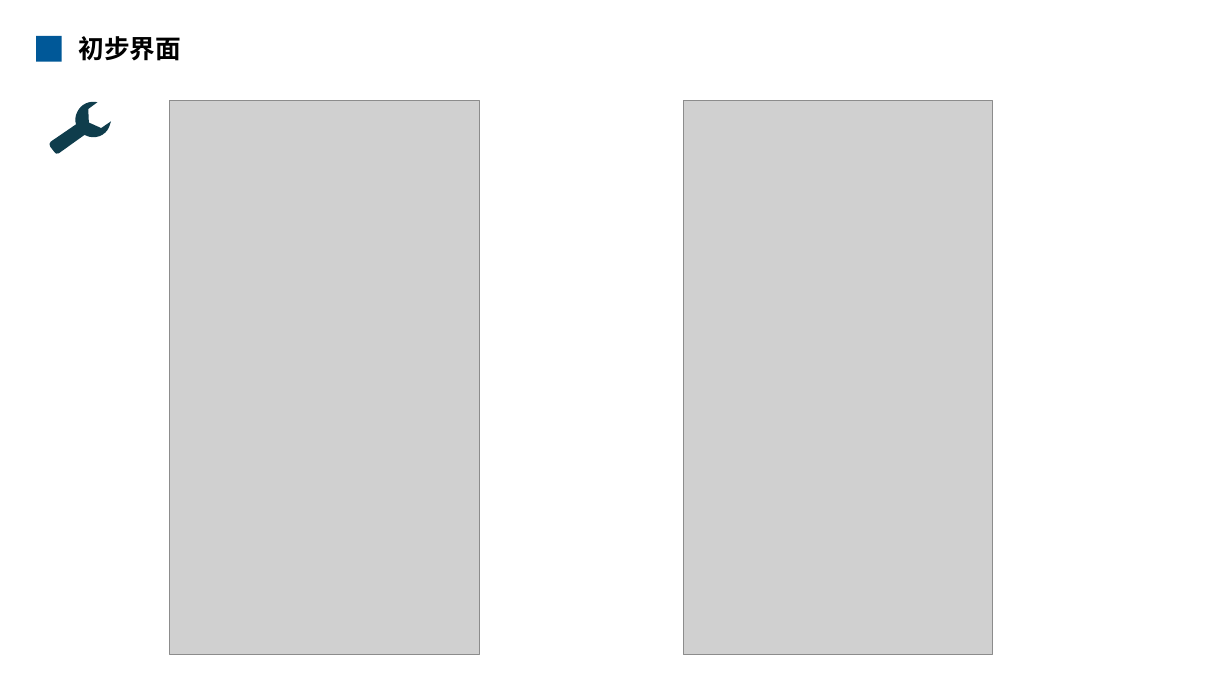
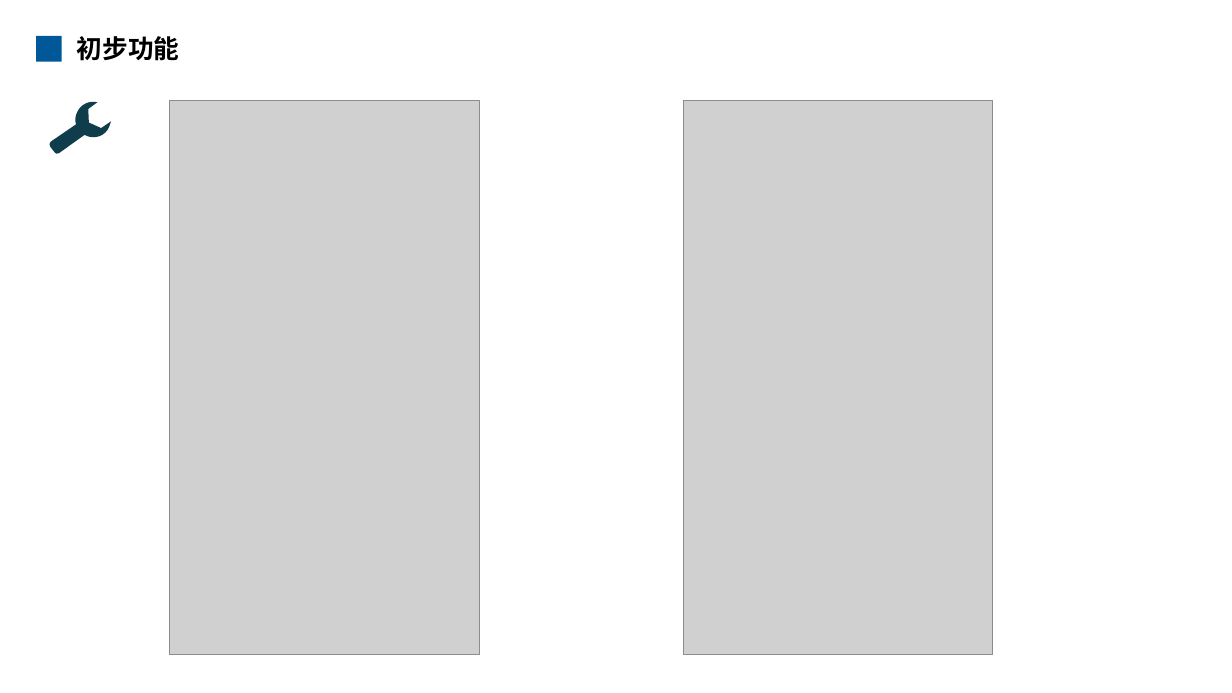
Before and after one commit to android-app-development-course/2019-26-ebook, a slide deck: slide 14 of 安卓应用汇报.pptx. Drawn at 1232x693 pixels with LibreOffice and Linux fonts; fonts in the diff are those of the drawing; grey boxes stand for pictures; background and template pictures are left out. Boxes give left, top, right and bottom in pixels: in the first picture for what was removed or moved away, otherwise in the second. Text is boxed around its words. In the diff, an @@ line names an element or a change of style, - is before the commit and + after.

```diff
--- a/安卓应用汇报.pptx
+++ b/安卓应用汇报.pptx
@@ text at <box>77,36,180,61</box>: text changed @@
-初步界面
+初步功能
```
Also in this commit, not shown: 7 other slides changed.
